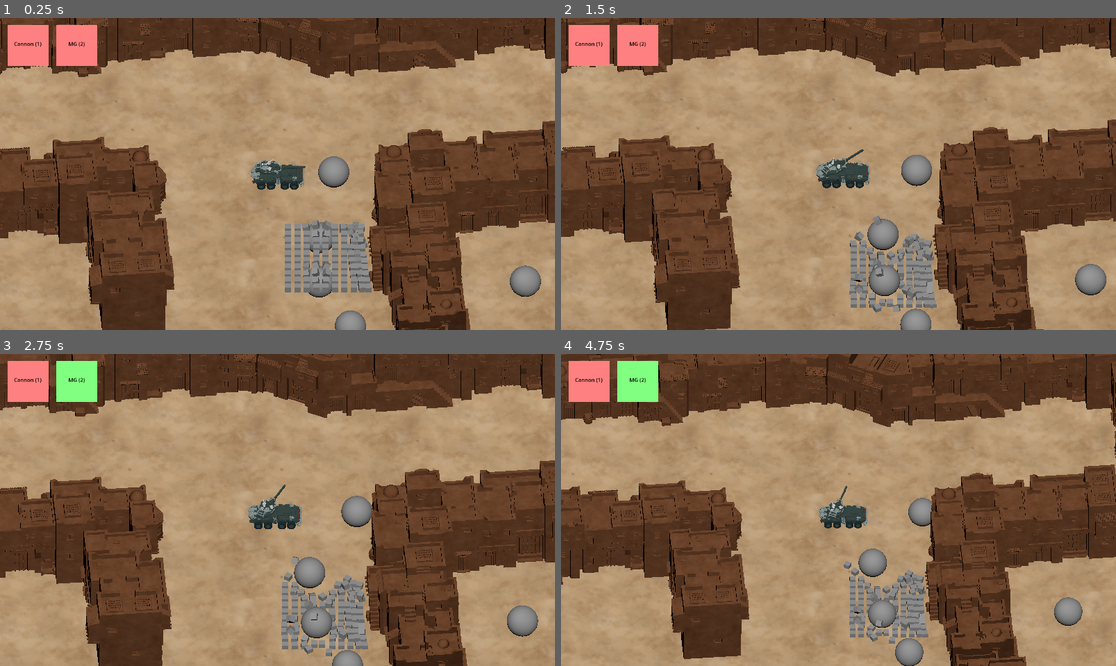
Above: before the commit, frames 1-4 (two rows, left to right).
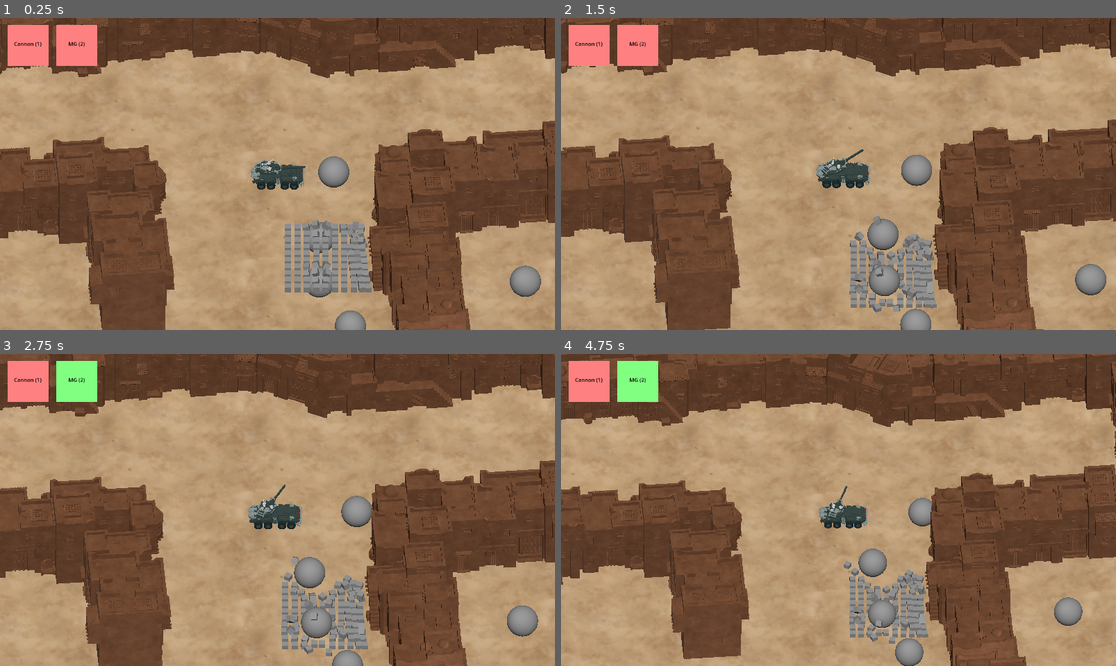
Above: after the commit, the same moments.

Repository: thelazyone/godot_topdown_shooter
Game: Godot game, scene res://world.tscn
Same seed, same stepped clock (60 frames per second), same inputs: the game is played once before the commit and once after it.
Inputs (mouse positions are in pixels of both pictures, inside the frame that each line leads up to):
- Up to frame 1 (0.25 s): no input
- Up to frame 2 (1.5 s): move the mouse to (960, 158) at 0.52 s; hold D (steer_right) 0.53-1.25 s; hold Shift (boost) 0.53-1.25 s; click (960, 158) at 0.67 s; drag from (727, 189) to (810, 236) at 1.27 s
- Up to frame 3 (2.75 s): move the mouse to (333, 441) at 2.02 s; hold D (steer_right) from 2.03 s (still down); hold 2 (wpn_2) from 2.03 s (still down)
- Up to frame 4 (4.75 s): release D (steer_right) at 2.75 s; release 2 (wpn_2) at 2.75 s; drag from (810, 572) to (672, 463) at 2.77 s; move the mouse to (1005, 556) at 3.52 s; hold A (steer_left) 3.53-4.25 s; tap Mouse wheel down (zoom_out) at 3.6 s; tap Enter at 4.25 s; drag from (672, 463) to (755, 432) at 4.27 s

The runs differ from the first frame. In frame 1, 4.0% of the frame differs, in the area x 0-100%, y 0-100%; in frame 2, 3.7%; in frame 3, 4.4%; in frame 4, 4.5%.

Commit message:
Trying to make SSAO work. Spoiler alert: it doesn't.

Diff:
--- a/controller/camera_base.tscn
+++ b/controller/camera_base.tscn
@@ -9,4 +9,5 @@
 transform = Transform3D(1, 0, 0, 0, 0.707107, 0.707107, 0, -0.707107, 0.707107, 0, 9.11868, 8.79231)
 projection = 1
 current = true
+fov = 19.1
 size = 10.0
--- a/levels/level_assets/cube_obstacle.tscn
+++ b/levels/level_assets/cube_obstacle.tscn
@@ -1,6 +1,11 @@
-[gd_scene load_steps=3 format=3 uid="uid://lfio3y5xh11s"]
+[gd_scene load_steps=4 format=3 uid="uid://lfio3y5xh11s"]
+
+[sub_resource type="StandardMaterial3D" id="StandardMaterial3D_jx6wy"]
+ao_enabled = true
+ao_light_affect = 0.34
 
 [sub_resource type="BoxMesh" id="BoxMesh_mbfrx"]
+material = SubResource("StandardMaterial3D_jx6wy")
 
 [sub_resource type="BoxShape3D" id="BoxShape3D_62ewo"]
 
--- a/levels/test_level/medina_test_mat.tres
+++ b/levels/test_level/medina_test_mat.tres
@@ -5,9 +5,10 @@
 [resource]
 albedo_color = Color(0.590771, 0.455269, 0.398622, 1)
 albedo_texture = ExtResource("1_4yk10")
-metallic_specular = 0.0
-roughness = 0.0
+metallic_specular = 0.36
 emission = Color(0.914083, 0.652644, 0.728984, 1)
 emission_energy_multiplier = 0.0
+ao_enabled = true
+ao_light_affect = 0.55
 uv1_scale = Vector3(0.05, 0.05, 0.05)
 uv1_triplanar = true
--- a/levels/test_level/test_level.tscn
+++ b/levels/test_level/test_level.tscn
@@ -189,3 +189,5 @@
 
 [node name="DirectionalLight3D" type="DirectionalLight3D" parent="."]
 transform = Transform3D(1, 0, 0, 0, 0.5, 0.866025, 0, -0.866025, 0.5, 0, 56.9674, 0)
+light_bake_mode = 1
+shadow_reverse_cull_face = true
--- a/world.tscn
+++ b/world.tscn
@@ -1,9 +1,21 @@
-[gd_scene load_steps=5 format=3 uid="uid://bl2kxwojbmqcv"]
+[gd_scene load_steps=6 format=3 uid="uid://bl2kxwojbmqcv"]
 
 [ext_resource type="Script" path="res://world.gd" id="1_88v0v"]
 [ext_resource type="PackedScene" uid="uid://50ws8mipweoo" path="res://controller/camera_base.tscn" id="2_a3pic"]
 [ext_resource type="PackedScene" uid="uid://7ubpqhxlnvxl" path="res://levels/level_components/actors.tscn" id="3_g02d5"]
 [ext_resource type="PackedScene" uid="uid://gupikli04gci" path="res://gui/gui.tscn" id="4_ql4e8"]
+
+[sub_resource type="Environment" id="Environment_d6376"]
+ssao_enabled = true
+ssao_radius = 0.84
+ssao_intensity = 16.0
+ssao_light_affect = 0.44
+ssao_ao_channel_affect = 0.39
+sdfgi_use_occlusion = true
+sdfgi_bounce_feedback = 1.01
+sdfgi_min_cell_size = 0.01
+sdfgi_cascade0_distance = 0.64
+sdfgi_max_distance = 10.24
 
 [node name="World" type="Node3D"]
 script = ExtResource("1_88v0v")
@@ -16,3 +28,6 @@
 unique_name_in_owner = true
 
 [node name="NPCFactory" type="Node3D" parent="."]
+
+[node name="WorldEnvironment" type="WorldEnvironment" parent="."]
+environment = SubResource("Environment_d6376")
